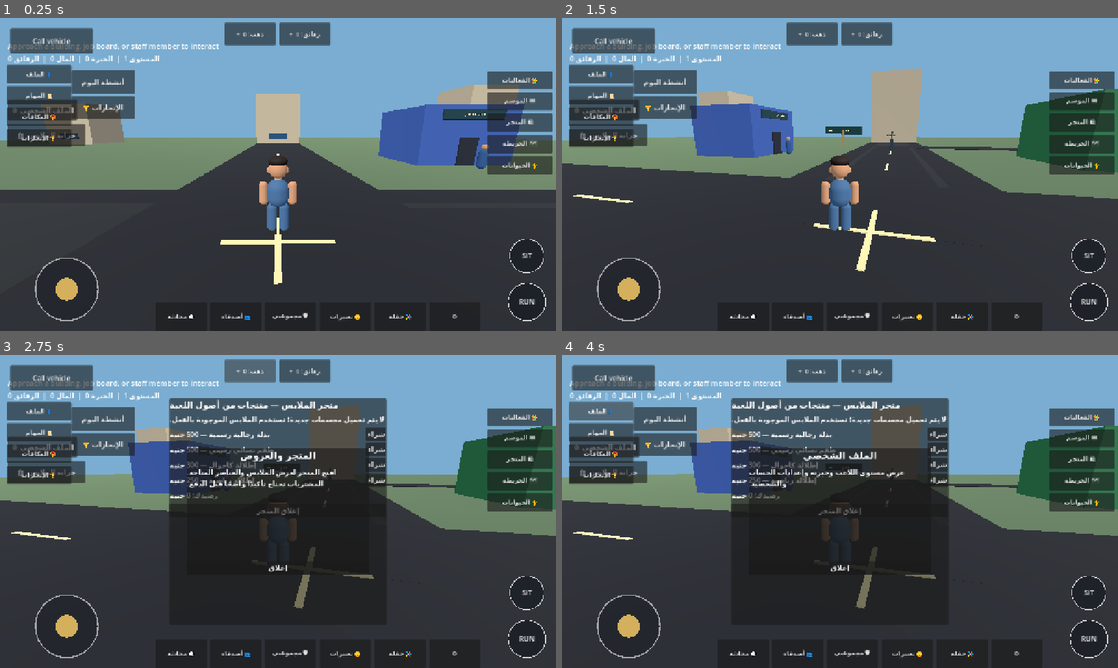
Above: before the commit, frames 1-4 (two rows, left to right).
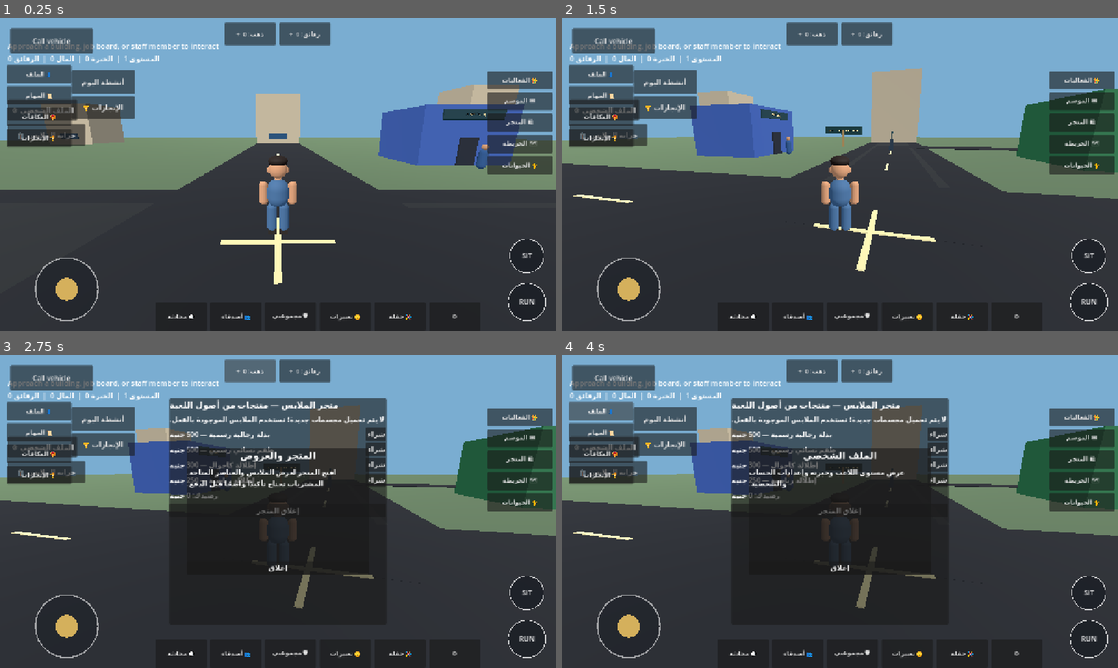
Above: after the commit, the same moments.

Repository: gamalalaraby1988-dotcom/King-Egypt-
Game: Godot game, scene res://scenes/main.tscn
Same seed, same stepped clock (60 frames per second), same inputs: the game is played once before the commit and once after it.
Inputs (mouse positions are in pixels of both pictures, inside the frame that each line leads up to):
- Up to frame 1 (0.25 s): no input
- Up to frame 2 (1.5 s): tap Enter at 0.5 s; move the mouse to (962, 158) at 0.52 s; hold D (move_right) 0.53-1.25 s; hold Shift (sprint) 0.53-1.25 s; click (962, 158) at 0.67 s; drag from (728, 190) to (812, 237) at 1.27 s
- Up to frame 3 (2.75 s): click "ذهب: 0 +" at 2 s
- Up to frame 4 (4 s): click "رقائق: 0 +" at 2.75 s; click "👤 الملف" at 3.5 s

The runs differ from the first frame. In frame 1, less than 0.1% of the frame differs, in the area x 83-88%, y 30-32%; in frame 2, less than 0.1%, in the area x 37-60%, y 30-38%; in frame 3, less than 0.1%; in frame 4, less than 0.1%.

Commit message:
Keep translated 3D sign labels aligned with boards

Diff:
--- a/scripts/city_sign_label.gd
+++ b/scripts/city_sign_label.gd
@@ -9,7 +9,8 @@
 	pixel_size = 0.006
 	outline_size = 10
 	modulate = Color(1.0, 0.91, 0.68)
-	billboard = BaseMaterial3D.BILLBOARD_ENABLED
+	billboard = BaseMaterial3D.BILLBOARD_DISABLED
+	# Keep translated sign text aligned with the physical board instead of facing the camera independently.
 	cast_shadow = GeometryInstance3D.SHADOW_CASTING_SETTING_OFF
 	CityLanguage.language_changed.connect(_refresh_text)
 	_refresh_text()
